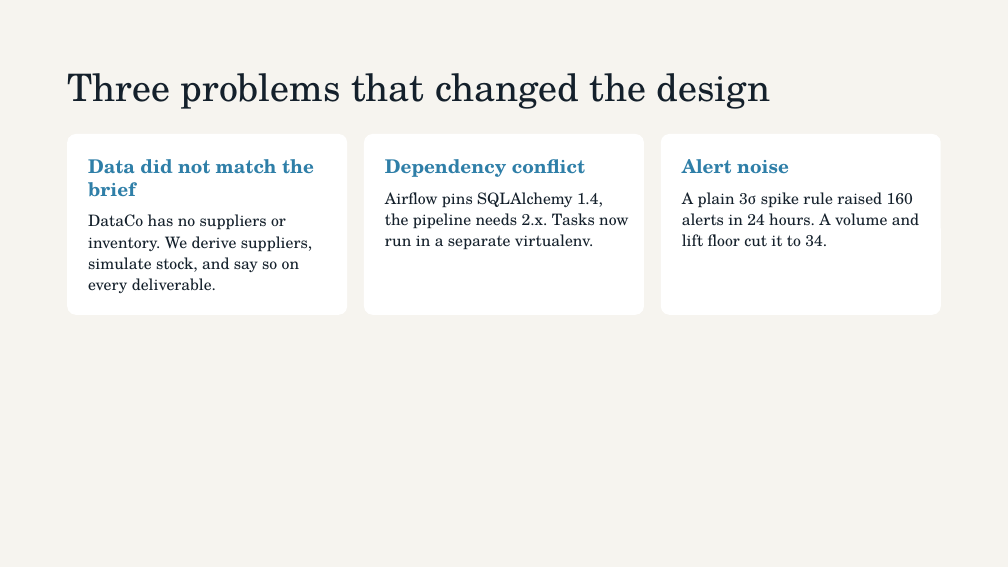
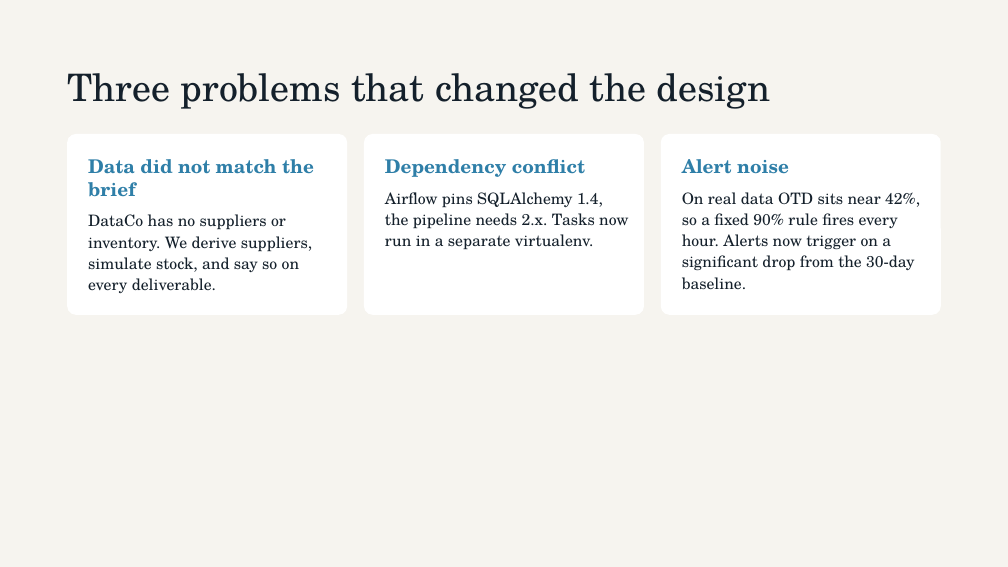
Before and after one commit to M-Amrit/retail-supply-chain-control-tower, a slide deck: slide 4 of docs/presentation/Retail & Supply Chain Control Tower.pptx. Drawn at 1008x567 pixels with LibreOffice and Linux fonts; fonts in the diff are those of the drawing. Boxes give left, top, right and bottom in pixels: in the first picture for what was removed or moved away, otherwise in the second. Text is boxed around its words. In the diff, an @@ line names an element or a change of style, - is before the commit and + after.

```diff
--- a/docs/presentation/Retail & Supply Chain Control Tower.pptx
+++ b/docs/presentation/Retail & Supply Chain Control Tower.pptx
@@ text at (682,192,920,290): text changed @@
-A plain 3σ spike rule raised 160 alerts in 24 hours. A volume and lift floor cut it to 34.
+On real data OTD sits near 42%, so a fixed 90% rule fires every hour. Alerts now trigger on a significant drop from the 30-day baseline.
```
Also in this commit, not shown: 1 slide added, 1 slide removed, 2 other files.
